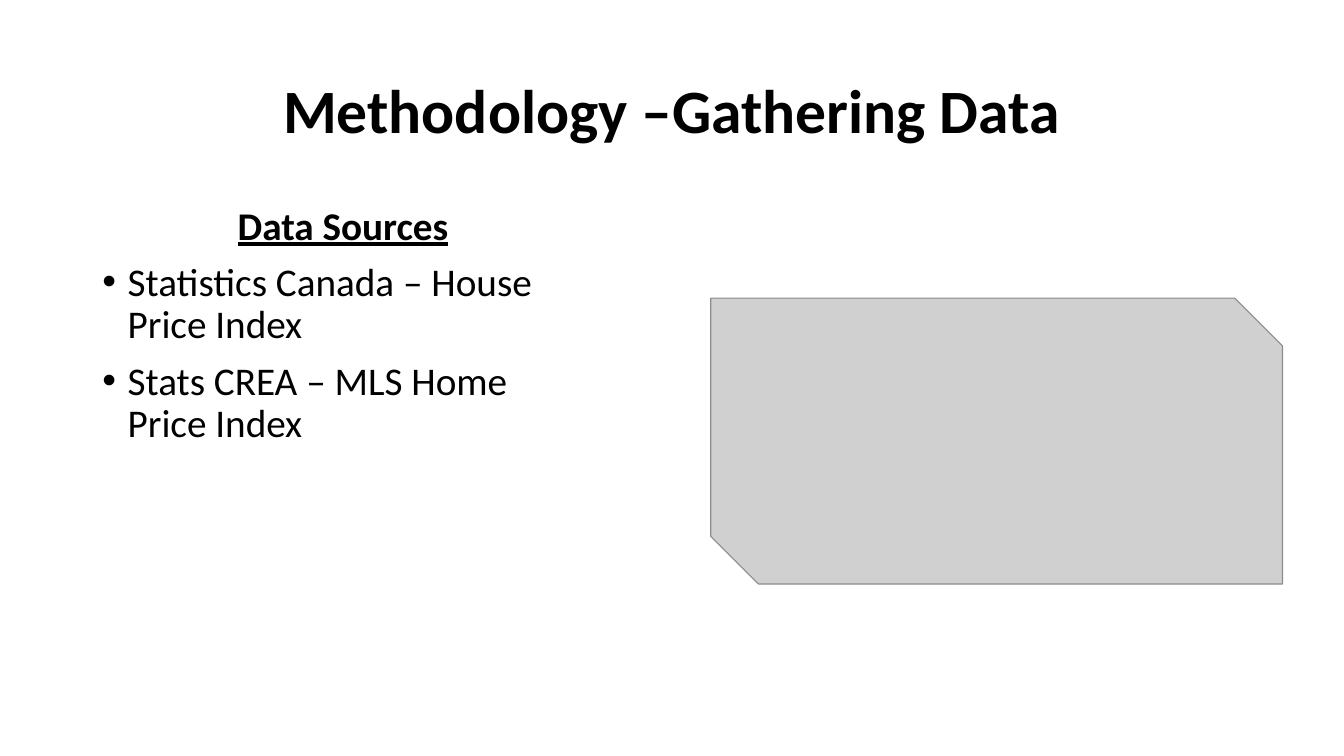
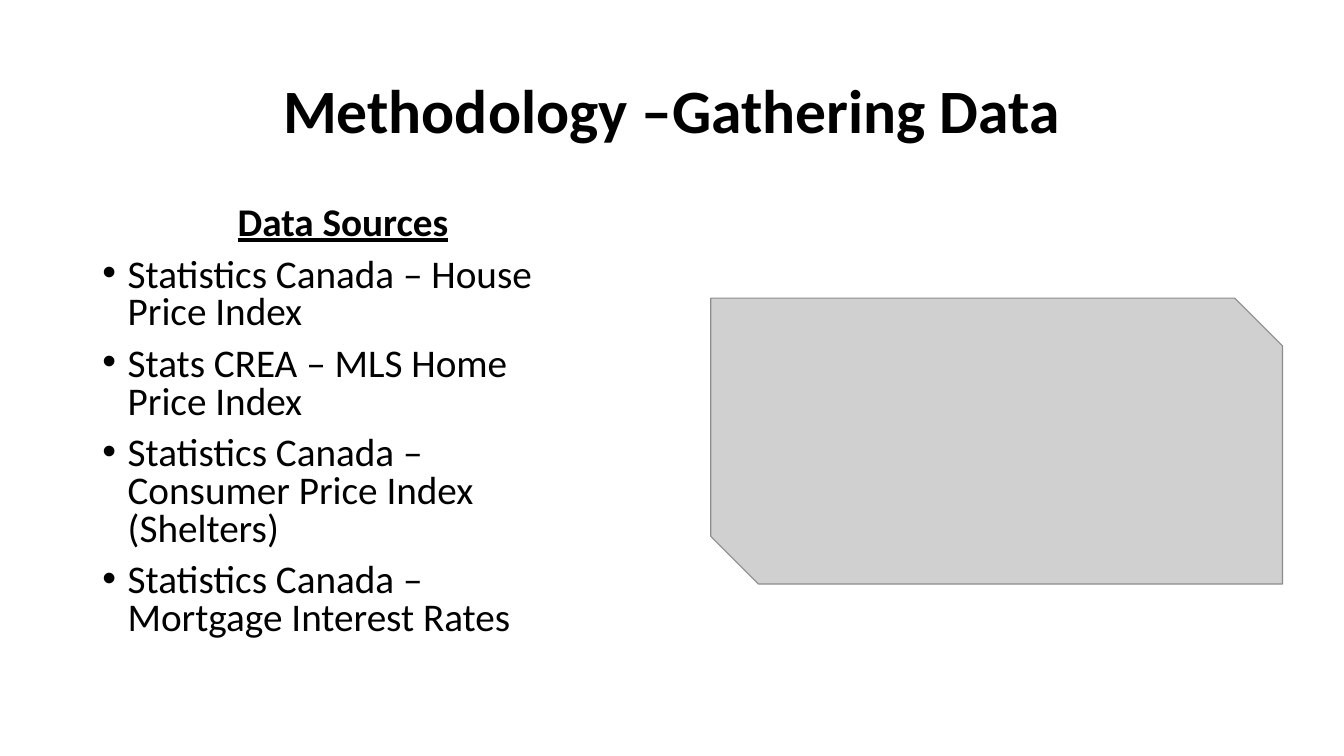
Before and after one commit to PMcTwist/Machine_Learn_Project, a slide deck: slide 6 of Presentation/Presentation_1.pptx (slide 5 before the commit). Drawn at 1344x756 pixels with LibreOffice and Linux fonts; fonts in the diff are those of the drawing; grey boxes stand for pictures. Boxes give left, top, right and bottom in pixels: in the first picture for what was removed or moved away, otherwise in the second. Text is boxed around its words. In the diff, an @@ line names an element or a change of style, - is before the commit and + after.

Commit message:
-Updated some slides for more depth -Added Charts to visualize some data we are working with -Added timeline to the slide show
P@

```diff
--- a/Presentation/Presentation_1.pptx
+++ b/Presentation/Presentation_1.pptx
@@ text at bbox=[128, 210, 531, 416]: line spacing 0.9 to 0.8 @@
@@ text at bbox=[128, 438, 510, 638]: paragraphs added @@
+• Statistics Canada – Consumer Price Index (Shelters)
+• Statistics Canada – Mortgage Interest Rates
```
Also in this commit, not shown: 7 other slides changed, 1 slide added.
